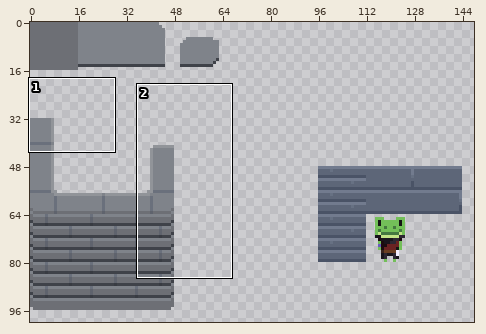
Edited in one commit: sprite sheet (Artwork/TileSets/TileMaps/Dungeon.png). Above: a wide view before the commit, with the close-up outlined.
Close-up. First the earlier version:
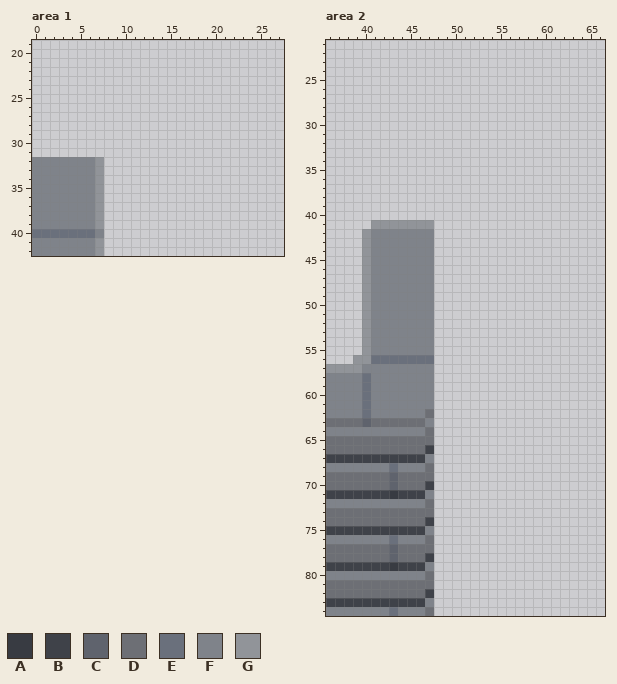
The file is 320x320 pixels. Colours within 5 levels of each other are drawn and written as one. Shown: area 1: x 0..27, y 19..42; area 2: x 36..66, y 21..84. The wide view leaves out empty margins.
Palette (. is transparent): A #383b42  B #3f4249  C #5f636d  D #6d6f75  E #6a707c  F #7f838a  G #919499
Pixels before, area 1, first column x 0:
32 FFFFFFFG
33 FFFFFFFG
34 FFFFFFFG
35 FFFFFFFG
36 FFFFFFFG
37 FFFFFFFG
38 FFFFFFFG
39 FFFFFFFG
40 EEEEEEEF
41 FFFFFFFG
42 FFFFFFFG
Pixels before, area 2, first column x 36:
41 .....GGGGGGG
42 ....GFFFFFFF
43 ....GFFFFFFF
44 ....GFFFFFFF
45 ....GFFFFFFF
46 ....GFFFFFFF
47 ....GFFFFFFF
48 ....GFFFFFFF
49 ....GFFFFFFF
50 ....GFFFFFFF
51 ....GFFFFFFF
52 ....GFFFFFFF
53 ....GFFFFFFF
54 ....GFFFFFFF
55 ....GFFFFFFF
56 ...GGEEEEEEE
57 GGGGFFFFFFFF
58 FFFFEFFFFFFF
59 FFFFEFFFFFFF
60 FFFFEFFFFFFF
61 FFFFEFFFFFFF
62 FFFFEFFFFFFD
63 DDDDCDDDDDDF
64 FFFFFFFFFFFD
65 DDDDDDDDDDDD
66 DDDDDDDDDDDB
67 BBBBBBBBBBBF
68 FFFFFFFEFFFD
69 DDDDDDDCDDDD
70 DDDDDDDCDDDB
71 BBBBBBBABBBF
72 FFFFFFFFFFFD
73 DDDDDDDDDDDD
74 DDDDDDDDDDDB
75 BBBBBBBBBBBF
76 FFFFFFFEFFFD
77 DDDDDDDCDDDD
78 DDDDDDDCDDDB
79 BBBBBBBABBBF
80 FFFFFFFFFFFD
81 DDDDDDDDDDDD
82 DDDDDDDDDDDB
83 BBBBBBBBBBBF
84 FFFFFFFEFFFD
And afterwards:
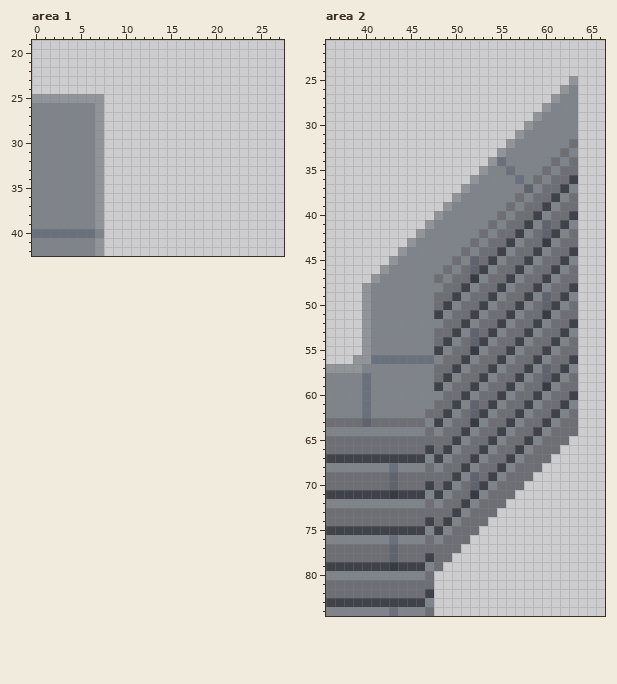
Difference:
Changed rows in their new state; - is an unchanged pixel.
Area 1:
first column x 0:
25 GGGGGGGG
26 FFFFFFFG
27 FFFFFFFG
28 FFFFFFFG
29 FFFFFFFG
30 FFFFFFFG
31 FFFFFFFG
Area 2:
first column x 40:
25 -----------------------G
26 ----------------------GF
27 ---------------------GFF
28 --------------------GFFF
29 -------------------GFFFF
30 ------------------GFFFFF
31 -----------------GFFFFFF
32 ----------------GFFFFFFD
33 ---------------GFFFFFFDF
34 --------------GEFFFFFDFD
35 -------------GFFEFFFDFDD
36 ------------GFFFFEFDFDDB
37 -----------GFFFFFFCFDDBF
38 ----------GFFFFFFDFDDBFD
39 ---------GFFFFFFDFDDBFDD
40 --------GFFFFFFDFDDBFDDB
41 -......-FFFFFFDFDDBFCDBF
42 ......G-FFFFFDFDDBFDCBFD
43 .....G--FFFFDFDDBFDDAFDD
44 ....G---FFFDFDDBFDDBFDDB
45 ...G----FFDFCDBFDDBFDDBF
46 ..G-----FDFDCBFDDBFDDBFD
47 .G------DFDDAFDDBFDDBFDD
48 --------FDDBFDDBFDDBFDDB
49 --------DDBFDDBFDDBFCDBF
50 --------DBFDDBFDDBFDCBFD
51 --------BFDDBFDDBFDDAFDD
52 --------FDDBFDDBFDDBFDDB
53 --------DDBFCDBFDDBFDDBF
54 --------DBFDCBFDDBFDDBFD
55 --------BFDDAFDDBFDDBFDD
56 --------FDDBFDDBFDDBFDDB
57 --------DDBFDDBFDDBFCDBF
58 --------DBFDDBFDDBFDCBFD
59 --------BFDDBFDDBFDDAFDD
60 --------FDDBFDDBFDDBFDDB
61 --------DDBFCDBFDDBFDDBF
62 --------DBFDCBFDDBFDDBFD
63 --------BFDDAFDDBFDDBFDD
64 --------FDDBFDDBFDDBFDDD
65 --------DDBFDDBFDDBFDDD-
66 --------DBFDDBFDDBFDDD--
67 --------BFDDBFDDBFDDD---
68 --------FDDBFDDBFDDD----
69 --------DDBFCDBFDDD-----
70 --------DBFDCBFDDD------
71 --------BFDDAFDDD-------
72 --------FDDBFDDD--------
73 --------DDBFDDD---------
74 --------DBFDDD----------
75 --------BFDDD-----------
76 --------FDDD------------
77 --------DDD-------------
78 --------DD--------------
79 --------D---------------
